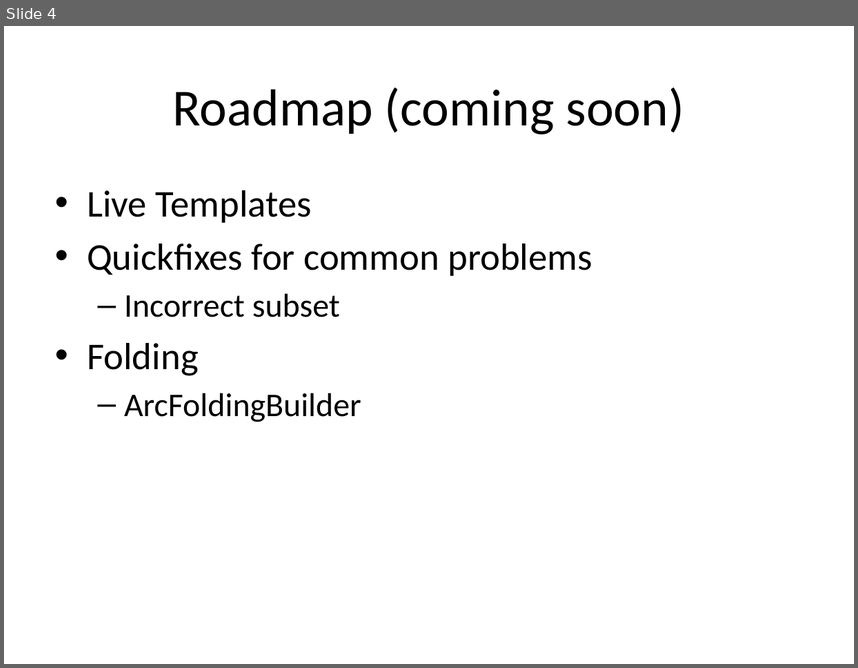
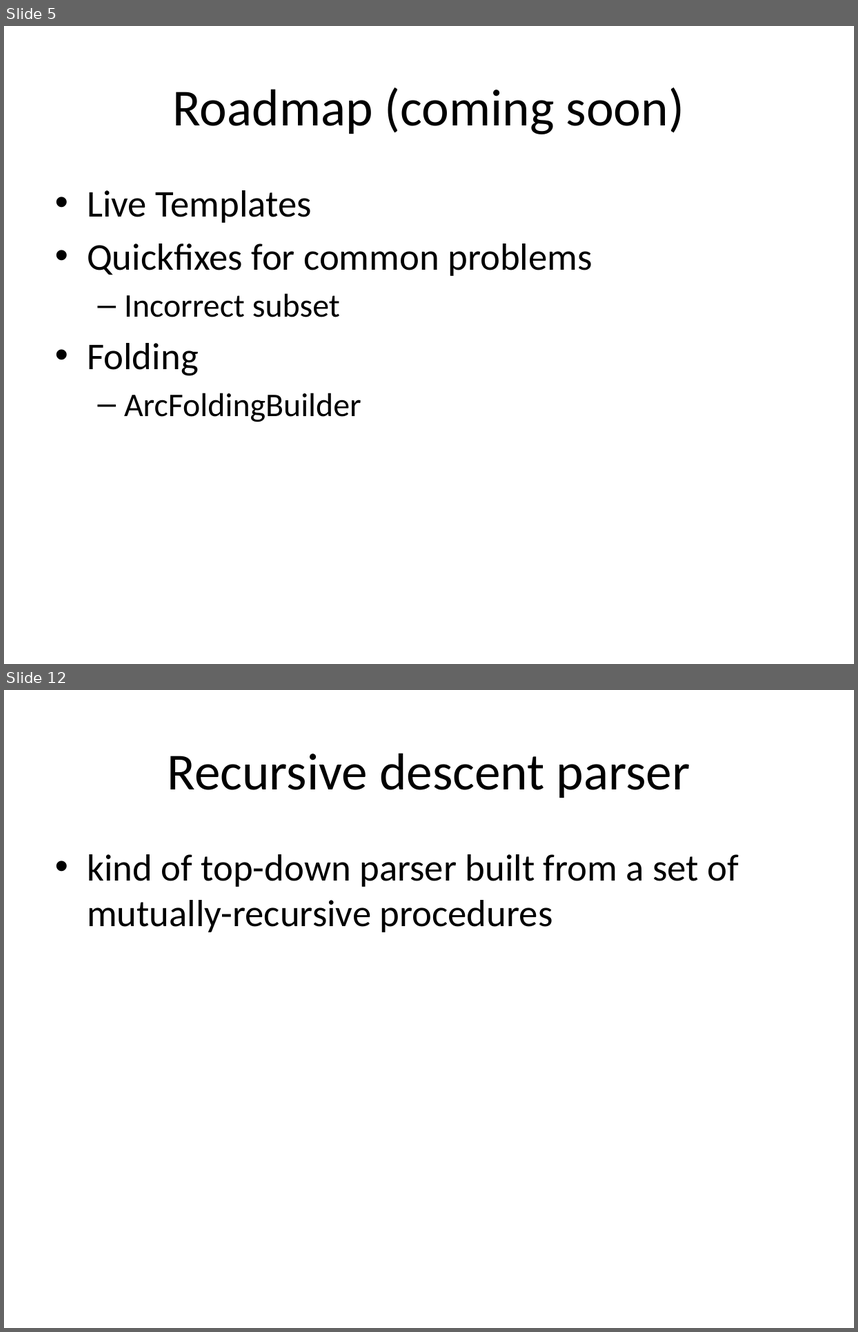
Before and after one commit to holgerbrandl/r4intellij, a slide deck: R4Intellij.pptx. Shown one above the other, each under a label of ours: slide 4 before the commit, slides 5 and 12 after it; the slides between them are not shown. The pictures are 858x668 and 858x1332 pixels, drawn with LibreOffice and Linux fonts; fonts in the diff are those of the drawing. Boxes give left, top, right and bottom in pixels: in the first picture for what was removed or moved away, otherwise in the second. Text is boxed around its words. In the diff, an @@ line names an element or a change of style, - is before the commit and + after.

```diff
--- a/R4Intellij.pptx
+++ b/R4Intellij.pptx
@@ slide 12 added at [4, 690, 854, 1328], background #FFFFFF @@
@@ title added at [167, 753, 691, 798], 44 pt, text #000000 @@
+Recursive descent parser
@@ text added at [87, 854, 739, 932], 32 pt, text #000000 @@
+• kind of top-down parser built from a set of mutually-recursive procedures
@@ what was slide 4 is now slide 5 @@
```
Also in this commit, not shown: 2 slides changed, 12 other slides added, 4 other files.
